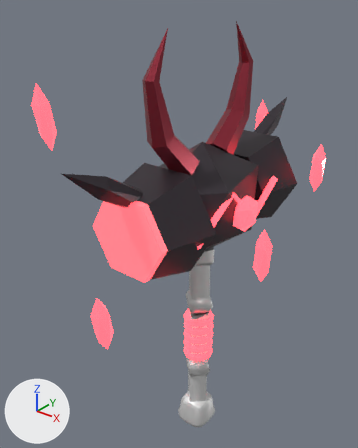
Renders of the glTF model public/assets/models/hammer_mythic.glb from each side of a commit.
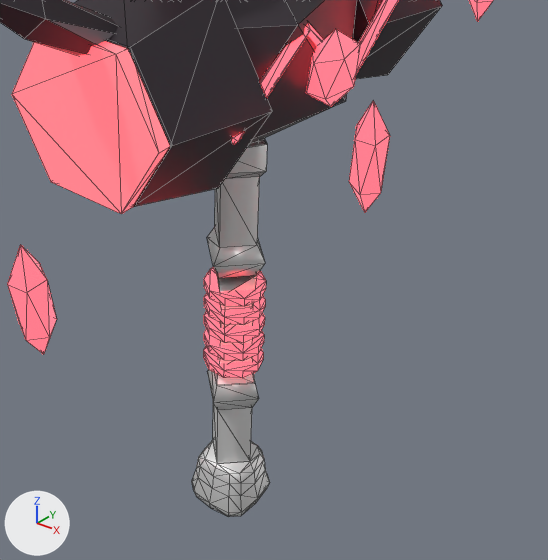
Each version appears first whole from a 50 mm lens placed at (98.2, -135.8, 132.0), pointed at (-9.2, -1.5, 48.7), and next in a close-up on the part from 24% to 97% of the width and 40% to 100% of the height. The axes (+X, +Y, +Z) are drawn at lower left. The lights are the same throughout. The last two pictures show the newer version. The close-ups show mesh edges as thin lines. Vertices at exactly the same position are counted once.

The scene before the commit, as lines of its bpy script (objects in view):
```python
ob_hammer_mythic_export = bpy.data.objects.new('hammer_mythic_export', me_hammer_mythic_001)
ob_hammer_mythic_export.location = (0.0, 0.0, 0.0)
```
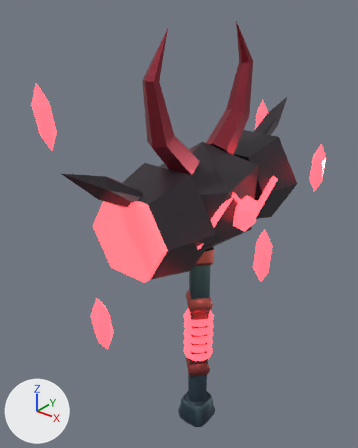
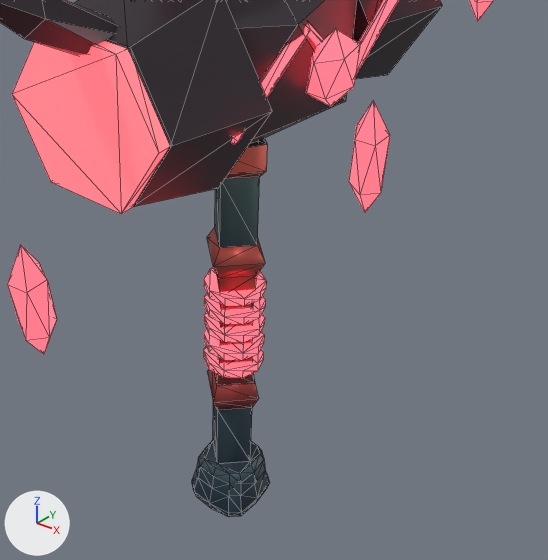
Changed parts and their boxes (x1, y1, x2, y2) in the close-ups (548 x 560 px; the box of a moved part takes in the faces that stretch with it):
'hammer_mythic_export', recoloured, surface changed (darker)
    both: (135, 135, 270, 517)
part 1 of me_hammer_mythic_001, moved or reshaped
    both: (214, 274, 256, 385)

Edits to the bpy script that builds the scene:
```text
Change mat_hammer_mythic_head:
    where n0 = _N.new('ShaderNodeBsdfPrincipled'); n0.name = 'Principled BSDF'
    remove n0.inputs[0].default_value = (0.05, 0.04, 0.05, 1.0)  # 'Base Color', dark grey #3f383f
    add n2 = _N.new('ShaderNodeMix'); n2.name = 'Mix'
    add n2.data_type = 'RGBA'
    add n2.blend_type = 'MULTIPLY'
    add n2.inputs[0].default_value = 1.0  # 'Factor'
    add n2.inputs[7].default_value = (0.05, 0.04, 0.05, 1.0)  # 'B', dark grey #3f383f
    add n3 = _N.new('ShaderNodeVertexColor'); n3.name = 'Color Attribute'
    add _L.new(n2.outputs[2], n0.inputs[0])  # 'Result' to 'Base Color'
    add _L.new(n3.outputs[0], n2.inputs[6])  # 'Color' to 'A'
Change mat_hammer_mythic_shaft:
    add n2 = _N.new('ShaderNodeVertexColor'); n2.name = 'Color Attribute'
    where n0 = _N.new('ShaderNodeBsdfPrincipled'); n0.name = 'Principled BSDF'
    add _L.new(n2.outputs[0], n0.inputs[0])  # 'Color' to 'Base Color'
Change mat_hammer_mythic_wrap:
    add n2 = _N.new('ShaderNodeVertexColor'); n2.name = 'Color Attribute'
    where n0 = _N.new('ShaderNodeBsdfPrincipled'); n0.name = 'Principled BSDF'
    add _L.new(n2.outputs[0], n0.inputs[0])  # 'Color' to 'Base Color'
Change mat_hammer_mythic_ring:
    add n2 = _N.new('ShaderNodeVertexColor'); n2.name = 'Color Attribute'
    where n0 = _N.new('ShaderNodeBsdfPrincipled'); n0.name = 'Principled BSDF'
    add _L.new(n2.outputs[0], n0.inputs[0])  # 'Color' to 'Base Color'
Change mat_hammer_mythic_face:
    where n0 = _N.new('ShaderNodeBsdfPrincipled'); n0.name = 'Principled BSDF'
    remove n0.inputs[0].default_value = (0.75, 0.28, 0.29, 1.0)  # 'Base Color', pink #e19093
    add n2 = _N.new('ShaderNodeMix'); n2.name = 'Mix'
    add n2.data_type = 'RGBA'
    add n2.blend_type = 'MULTIPLY'
    add n2.inputs[0].default_value = 1.0  # 'Factor'
    add n2.inputs[7].default_value = (0.75, 0.28, 0.29, 1.0)  # 'B', pink #e19093
    add n3 = _N.new('ShaderNodeVertexColor'); n3.name = 'Color Attribute'
    add _L.new(n2.outputs[2], n0.inputs[0])  # 'Result' to 'Base Color'
    add _L.new(n3.outputs[0], n2.inputs[6])  # 'Color' to 'A'
Change me_hammer_mythic_001:
    where me_hammer_mythic_001.from_pydata(...)  # 512 vertices, 906 faces; spans x -36.0..38.0, y -65.0..61.0, z -50.0..121.0
    used by ob_hammer_mythic_export; location = (0.0, 0.0, 0.0)
    me_hammer_mythic_001 part 1
    36 faces are deleted
    36 new faces join them, mat_hammer_mythic_wrap
```
